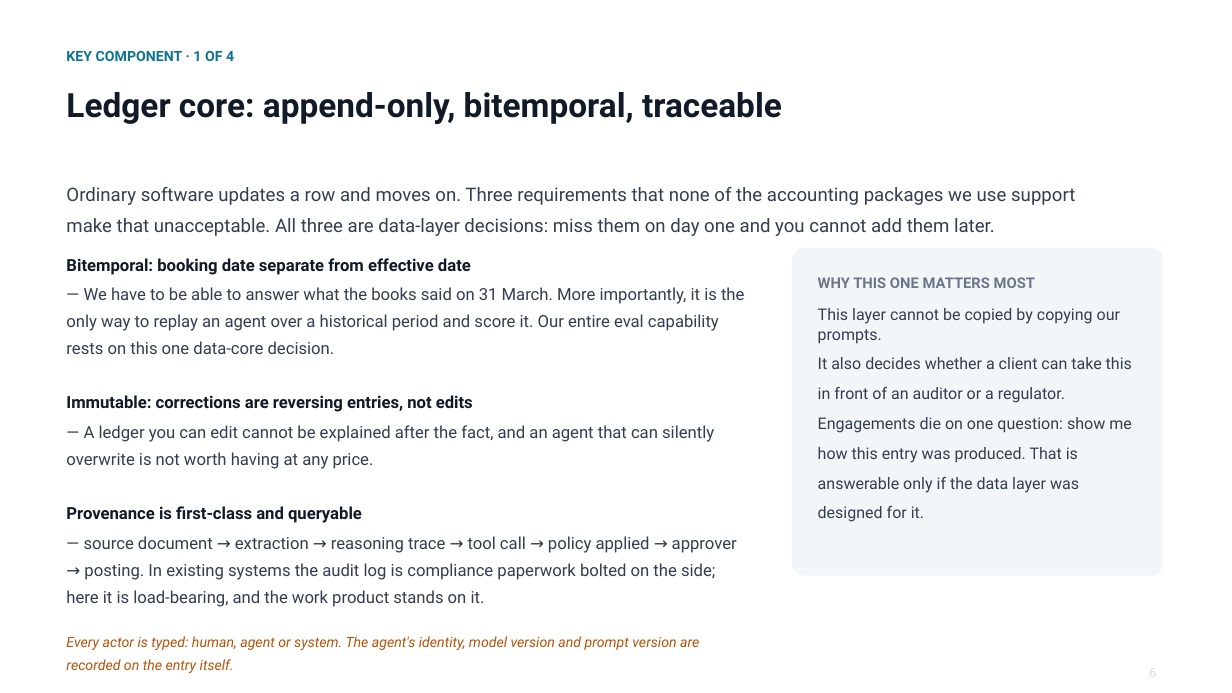
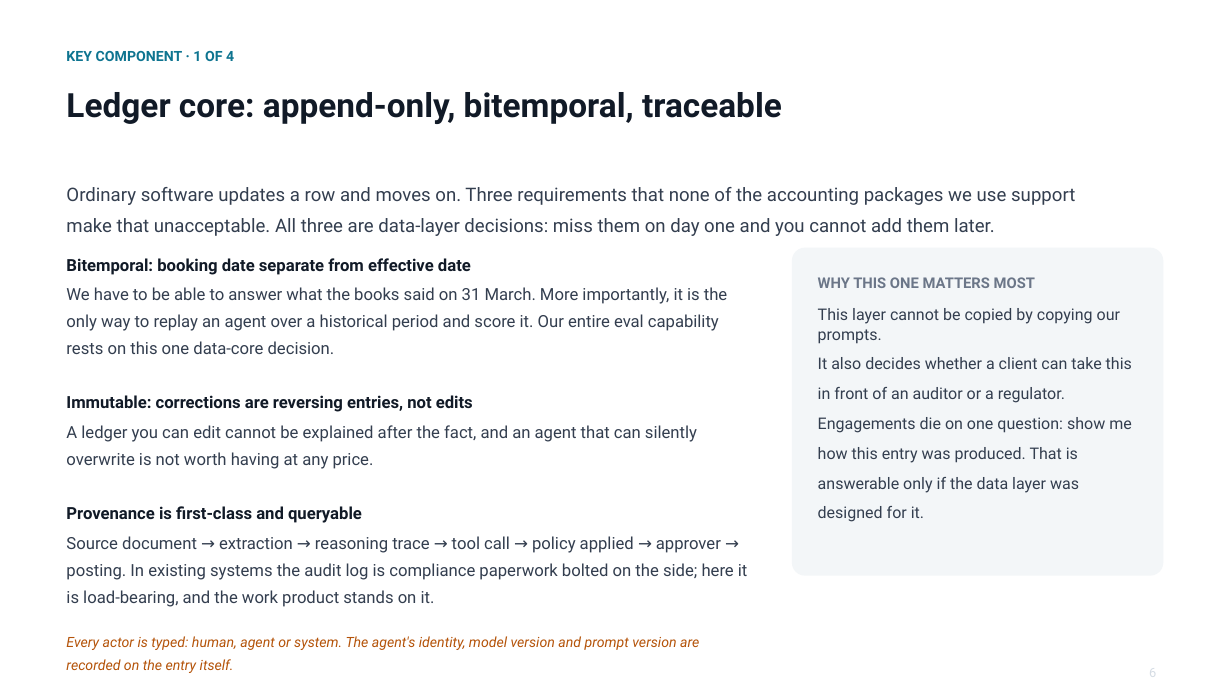
Before and after one commit to cllu/aimi-accounting-software-proposal, a slide deck: slide 7 of agent-native-accounting-deck.pptx. Drawn at 1232x693 pixels with LibreOffice and Linux fonts; fonts in the diff are those of the drawing. Boxes give left, top, right and bottom in pixels: in the first picture for what was removed or moved away, otherwise in the second. Text is boxed around its words. In the diff, an @@ line names an element or a change of style, - is before the commit and + after.

```diff
--- a/agent-native-accounting-deck.pptx
+++ b/agent-native-accounting-deck.pptx
@@ text at <box>66,287,727,354</box>: text changed @@
-— We have to be able to answer what the books said on 31 March. More importantly, it is the only way to replay an agent over a historical period and score it. Our entire eval capability rests on this one data-core decision.
+We have to be able to answer what the books said on 31 March. More importantly, it is the only way to replay an agent over a historical period and score it. Our entire eval capability rests on this one data-core decision.
@@ text at <box>66,425,697,469</box>: text changed @@
-— A ledger you can edit cannot be explained after the fact, and an agent that can silently overwrite is not worth having at any price.
+A ledger you can edit cannot be explained after the fact, and an agent that can silently overwrite is not worth having at any price.
@@ text at <box>66,536,748,607</box>: text changed @@
-— source document → extraction → reasoning trace → tool call → policy applied → approver → posting. In existing systems the audit log is compliance paperwork bolted on the side; here it is load-bearing, and the work product stands on it.
+Source document → extraction → reasoning trace → tool call → policy applied → approver → posting. In existing systems the audit log is compliance paperwork bolted on the side; here it is load-bearing, and the work product stands on it.
```
Also in this commit, not shown: 7 other slides changed, 1 other file.
